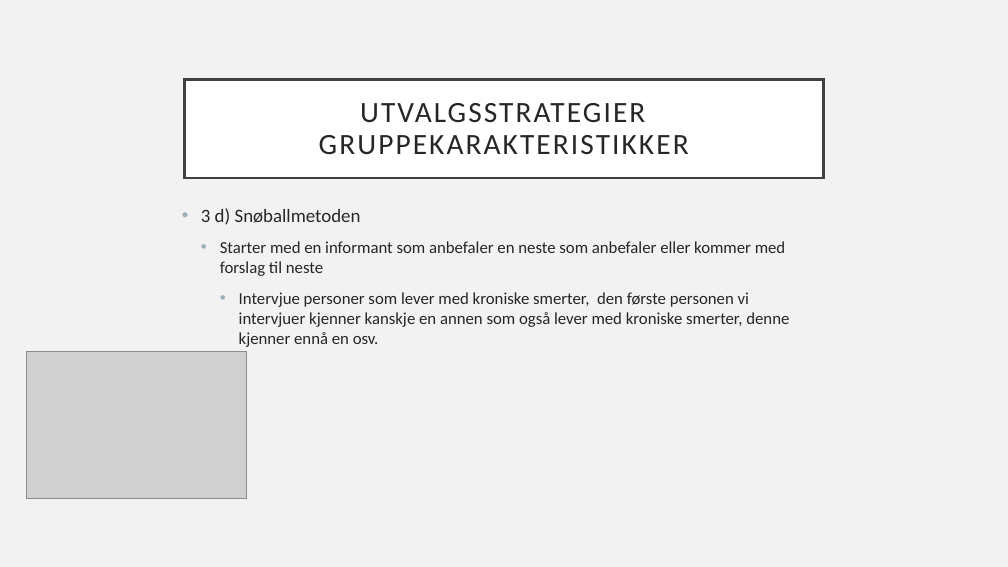
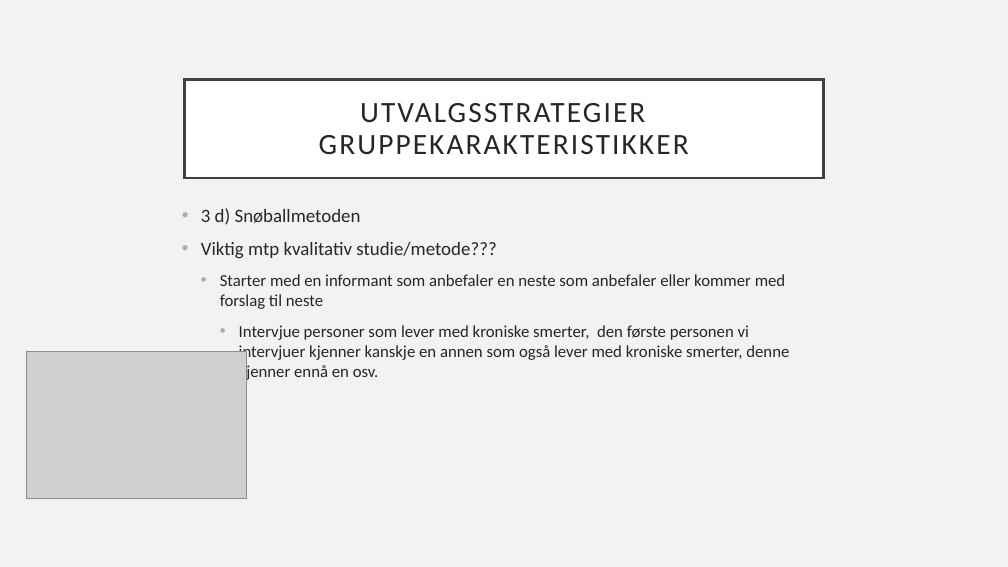
Before and after one commit to DrRobotikk/USN, a slide deck: slide 11 of SAM2000/3forelesning230123/Utvelgelse av informanter.pptx. Drawn at 1008x567 pixels with LibreOffice and Linux fonts; fonts in the diff are those of the drawing; grey boxes stand for pictures. Boxes give left, top, right and bottom in pixels: in the first picture for what was removed or moved away, otherwise in the second. Text is boxed around its words. In the diff, an @@ line names an element or a change of style, - is before the commit and + after.

```diff
--- a/SAM2000/3forelesning230123/Utvelgelse av informanter.pptx
+++ b/SAM2000/3forelesning230123/Utvelgelse av informanter.pptx
@@ text at (x1=201, y1=242, x2=496, y2=258): paragraph added @@
+• Viktig mtp kvalitativ studie/metode???
```
Also in this commit, not shown: 2 other slides changed, 4 other files.
